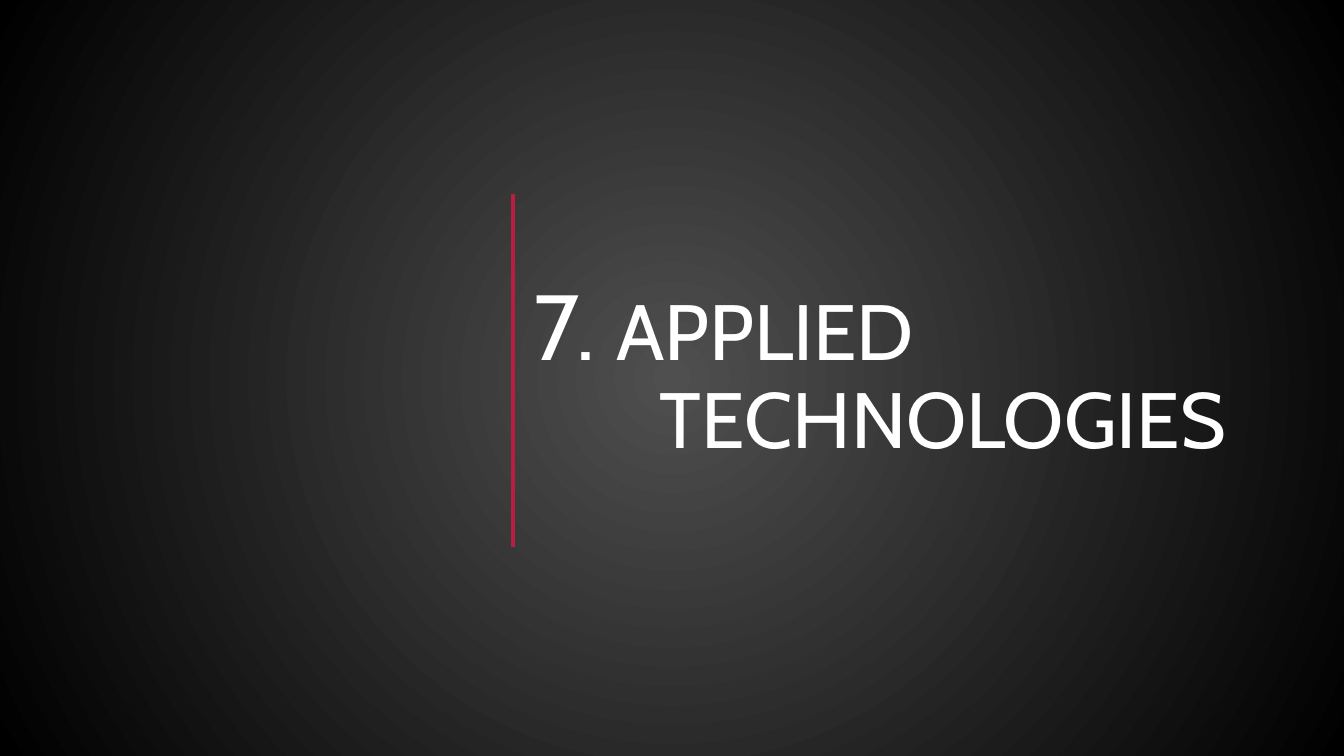
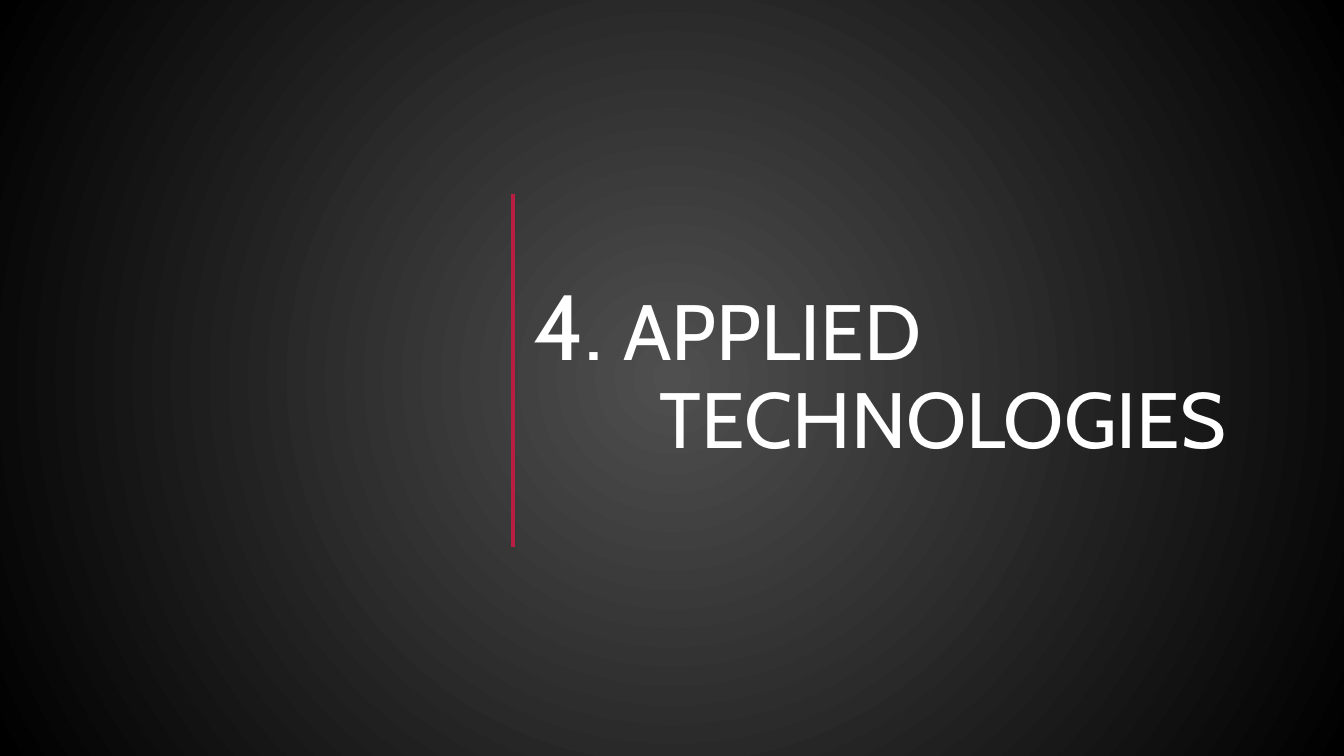
Before and after one commit to NensiH/Social_media_impact, a slide deck: slide 8 of Presentation/Social_Media_Impact_final_ppt.pptx (slide 17 before the commit). Drawn at 1344x756 pixels with LibreOffice and Linux fonts; fonts in the diff are those of the drawing; grey boxes stand for pictures; background and template pictures are left out. Boxes give left, top, right and bottom in pixels: in the first picture for what was removed or moved away, otherwise in the second. Text is boxed around its words. In the diff, an @@ line names an element or a change of style, - is before the commit and + after.

```diff
--- a/Presentation/Social_Media_Impact_final_ppt.pptx
+++ b/Presentation/Social_Media_Impact_final_ppt.pptx
@@ title at (534,295,1226,465): text changed @@
-7. APPLIED TECHNOLOGIES
+4. APPLIED TECHNOLOGIES
```
Also in this commit, not shown: 7 other slides changed.
